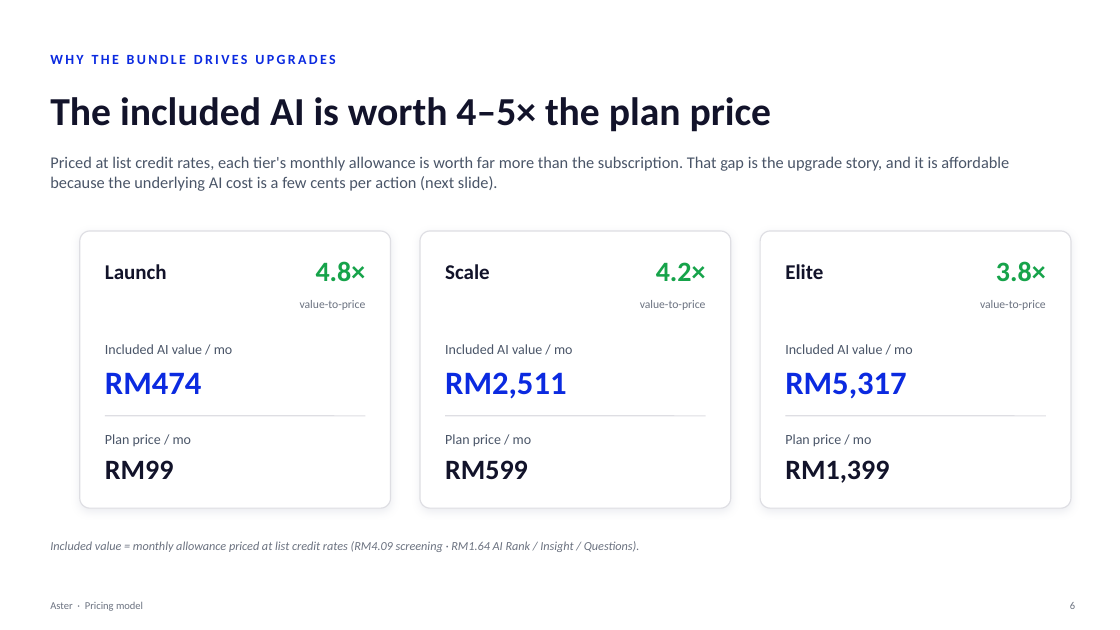
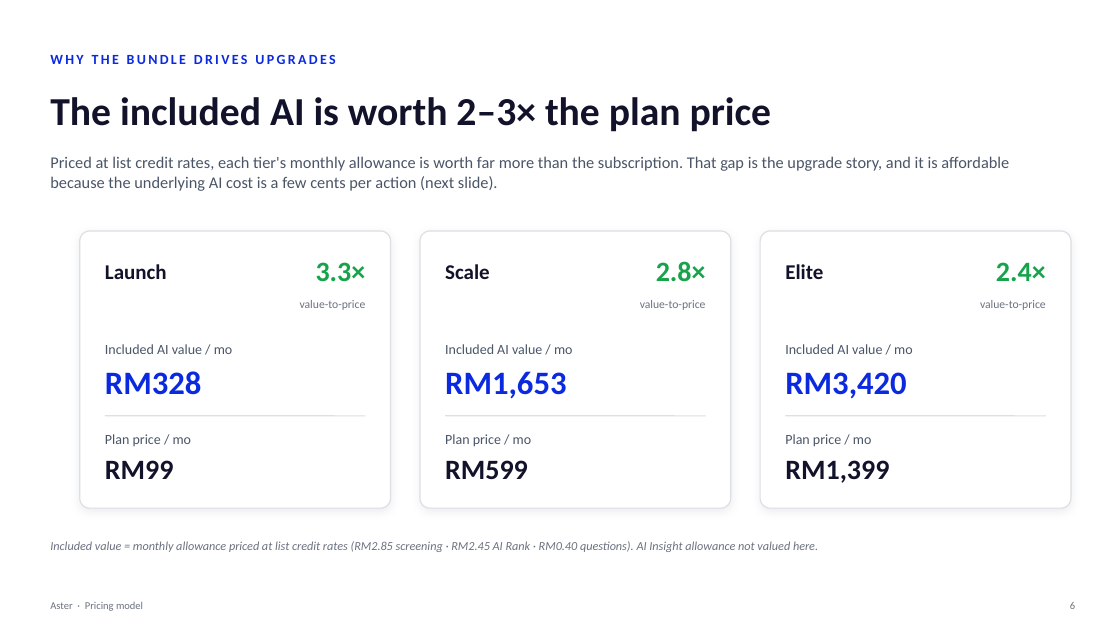
Before and after one commit to shahramly83/aster, a slide deck: slide 6 of docs/aster-pricing.pptx. Drawn at 1120x630 pixels with LibreOffice and Linux fonts; fonts in the diff are those of the drawing. Boxes give left, top, right and bottom in pixels: in the first picture for what was removed or moved away, otherwise in the second. Text is boxed around its words. In the diff, an @@ line names an element or a change of style, - is before the commit and + after.

```diff
--- a/docs/aster-pricing.pptx
+++ b/docs/aster-pricing.pptx
@@ text at (50, 97, 772, 132): text changed @@
-The included AI is worth 4–5× the plan price
+The included AI is worth 2–3× the plan price
@@ text at (316, 262, 366, 281): text changed @@
-4.8×
+3.3×
@@ text at (656, 261, 706, 282): text changed @@
-4.2×
+2.8×
@@ text at (996, 262, 1046, 281): text changed @@
-3.8×
+2.4×
@@ text at (105, 371, 201, 395): text changed @@
-RM474
+RM328
@@ text at (445, 371, 566, 399): text changed @@
-RM2,511
+RM1,653
@@ text at (785, 372, 906, 398): text changed @@
-RM5,317
+RM3,420
@@ text at (50, 541, 818, 552): text changed @@
-Included value = monthly allowance priced at list credit rates (RM4.09 screening · RM1.64 AI Rank / Insight / Questions).
+Included value = monthly allowance priced at list credit rates (RM2.85 screening · RM2.45 AI Rank · RM0.40 questions). AI Insight allowance not valued here.
```
Also in this commit, not shown: 4 other slides changed.
